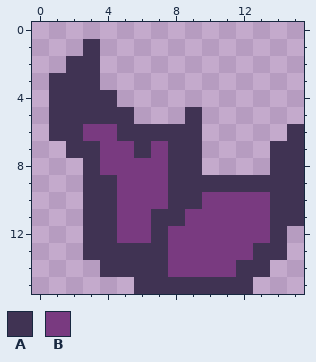
Edited in one commit: pixel-art sprite (data/img/bat-wing.png). The picture above was drawn from the file before the commit.
The file is 16x16 pixels.
Palette (. is transparent): A #403353  B #793a80
Pixels before, first column x 1:
 1 ..A............
 2 .AA............
 3 AAA............
 4 AAAA...........
 5 AAAAA...A......
 6 AABBAAAAA.....A
 7 .AABBABAA....AA
 8 ..ABBBBAA....AA
 9 ..AABBBAAAAAAAA
10 ..AABBBAABBBBAA
11 ..AABBAABBBBBAA
12 ..AABBABBBBBBA.
13 ..AAAAABBBBBAA.
14 ...AAAABBBBAA..
15 .....AAAAAAA...
Once edited:
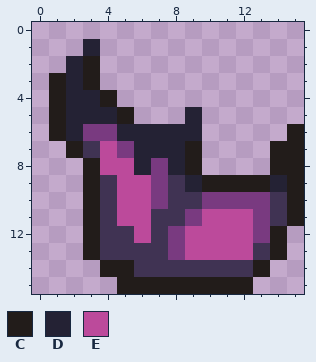
Colours new in this view: C #221c1a  D #242234  E #bc4a9b
From old to new:
Changed rows in their new state; - is an unchanged pixel.
first column x 1:
 1 --D------------
 2 -DC------------
 3 CDC------------
 4 CDDC-----------
 5 CDDDC---D------
 6 CD--DDDDD-----C
 7 -C-E-DDDC----CC
 8 --CEED-DC----CC
 9 --C-EE--DCCCCDC
10 --C-EE--------C
11 --C-EE---EEE--C
12 --C-AE--EEEE-C-
13 --C-----EEEE-C-
14 ---CC--AAAA-C--
15 ----CCCCCCCC---
